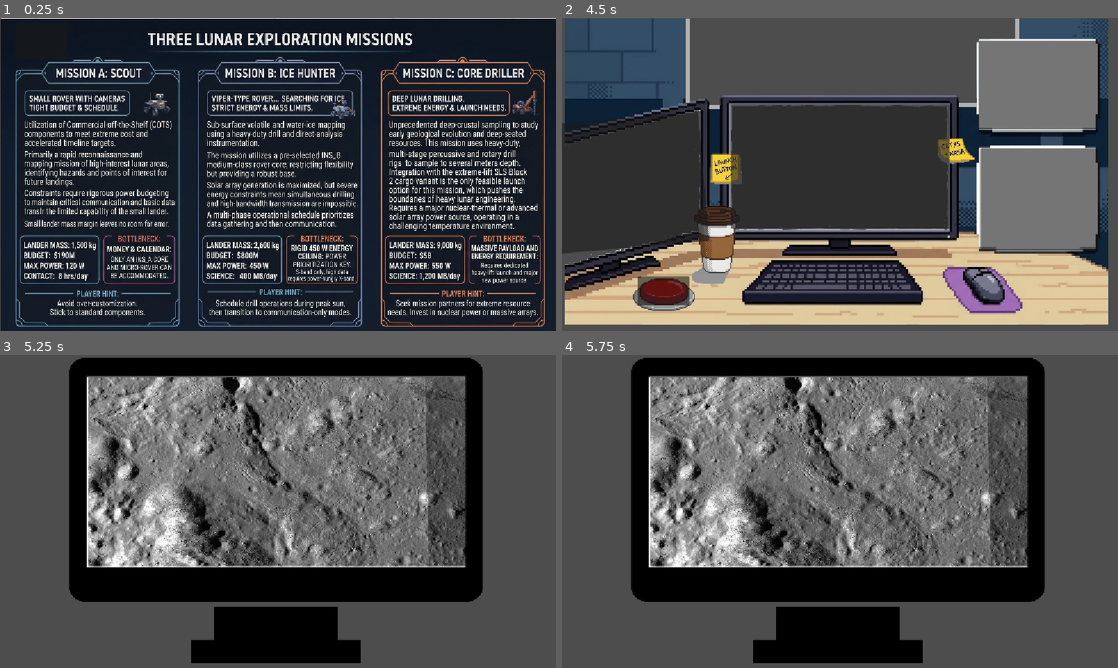
Above: before the commit, frames 1-4 (two rows, left to right).
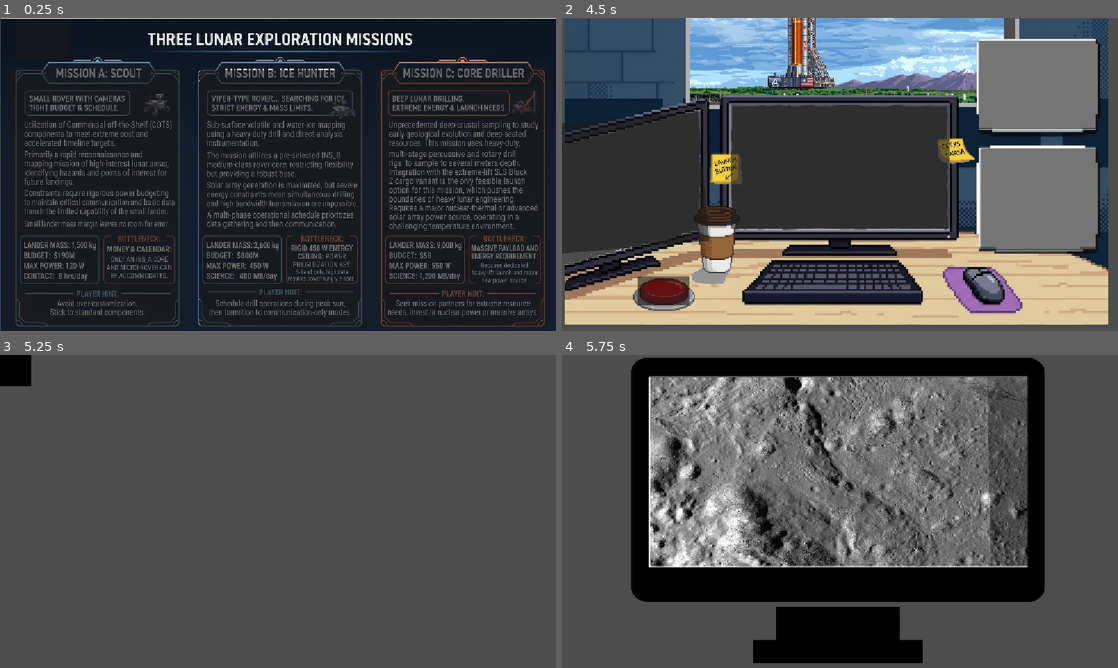
Above: after the commit, the same moments.

Repository: fernandaavila08/NASA2026
Game: Godot game, scene res://llegada_luna.tscn
The game is run twice, just before and just after one commit, with the same random seed, the same clock (stepped at 60 frames per second) and the same inputs. This scene is started directly instead of the project's main scene. Video files are missing from this copy of the repository; at most half a second of black plays in their place.
Inputs (mouse positions are in pixels of both pictures, inside the frame that each line leads up to):
- Up to frame 1 (0.25 s): no input
- Up to frame 2 (4.5 s): click (600, 39) at 0.5 s; click (840, 168) at 1.25 s; click (656, 199) at 2.02 s; click (845, 199) at 2.77 s; click (1023, 199) at 3.52 s; click (600, 39) at 4.25 s
- Up to frame 3 (5.25 s): click (100, 627) at 5 s
- Up to frame 4 (5.75 s): no input

The runs differ from the first frame. In frame 1, 19% of the frame differs, in the area x 2-98%, y 16-99%; in frame 2, 13%; in frame 3, 50%, in the area x 0-87%, y 0-99%; in frame 4, nothing differs.

Commit message:
estetica

Diff:
--- a/space/llegada_luna.gd
+++ b/space/llegada_luna.gd
@@ -14,3 +14,21 @@
 func _on_regreso_pressed() -> void:
 	get_tree().change_scene_to_file("res://mision2.tscn")
 	pass # Replace with function body.
+
+
+func _on_mission_1_pressed() -> void:
+	Misionextra.mision=1
+	#print(Misionextra.mision)
+	pass # Replace with function body.
+
+
+func _on_mission_2_pressed() -> void:
+	Misionextra.mision=2
+	#print("2")
+	pass # Replace with function body.
+
+
+func _on_mission_3_pressed() -> void:
+	Misionextra.mision=3
+	#print("3")
+	pass # Replace with function body.
--- a/space/llegada_luna.tscn
+++ b/space/llegada_luna.tscn
@@ -44,4 +44,31 @@
 text = "SELECT THE MISION
 GRRR"
 
+[node name="mission1" type="Button" parent="." unique_id=770477746]
+layout_mode = 0
+offset_left = 20.0
+offset_top = 106.0
+offset_right = 375.0
+offset_bottom = 647.0
+
+[node name="mission2" type="Button" parent="." unique_id=854300694]
+layout_mode = 1
+anchors_preset = -1
+anchor_right = 0.007
+anchor_bottom = 0.012
+offset_left = 414.0
+offset_top = 108.0
+offset_right = 750.936
+offset_bottom = 636.224
+
+[node name="mission3" type="Button" parent="." unique_id=48303160]
+layout_mode = 0
+offset_left = 781.0
+offset_top = 106.0
+offset_right = 1135.0
+offset_bottom = 641.0
+
 [connection signal="pressed" from="regreso" to="." method="_on_regreso_pressed"]
+[connection signal="pressed" from="mission1" to="." method="_on_mission_1_pressed"]
+[connection signal="pressed" from="mission2" to="." method="_on_mission_2_pressed"]
+[connection signal="pressed" from="mission3" to="." method="_on_mission_3_pressed"]
--- a/space/menu.tscn
+++ b/space/menu.tscn
@@ -1,7 +1,7 @@
 [gd_scene format=3 uid="uid://is85k8tkcoto"]
 
-[ext_resource type="Texture2D" uid="uid://b7rcfnncwp8je" path="res://icon.svg" id="1_lti8b"]
 [ext_resource type="Script" uid="uid://cj5m5143ev378" path="res://menu.gd" id="1_ouk20"]
+[ext_resource type="Texture2D" uid="uid://b5xbpj0djbdvk" path="res://TA.png" id="2_ouk20"]
 
 [node name="menu" type="Control" unique_id=2120161090]
 layout_mode = 3
@@ -12,28 +12,23 @@
 grow_vertical = 2
 script = ExtResource("1_ouk20")
 
-[node name="Icon" type="Sprite2D" parent="." unique_id=1809650958]
-position = Vector2(576, 324.5)
-scale = Vector2(9, 5.0703125)
-texture = ExtResource("1_lti8b")
-
-[node name="Icon2" type="Sprite2D" parent="." unique_id=1456394592]
-modulate = Color(0.31764707, 0.0627451, 1, 1)
-position = Vector2(256, 221.00002)
-scale = Vector2(2.4296877, 0.859375)
-texture = ExtResource("1_lti8b")
-
-[node name="Icon3" type="Sprite2D" parent="." unique_id=1154680734]
-modulate = Color(0.31764707, 0.0627451, 1, 1)
-position = Vector2(263, 349)
-scale = Vector2(2.4296877, 0.859375)
-texture = ExtResource("1_lti8b")
+[node name="Ta" type="Sprite2D" parent="." unique_id=709522107]
+position = Vector2(582.44446, 335.5)
+scale = Vector2(0.60462964, 0.60462964)
+texture = ExtResource("2_ouk20")
 
 [node name="play" type="Button" parent="." unique_id=1787851676]
 layout_mode = 0
-offset_left = 98.0
-offset_top = 169.0
-offset_right = 410.0
-offset_bottom = 275.0
+offset_left = 497.0
+offset_top = 434.0
+offset_right = 665.0
+offset_bottom = 491.0
+
+[node name="credits" type="Button" parent="." unique_id=197765398]
+layout_mode = 0
+offset_left = 498.0
+offset_top = 509.0
+offset_right = 665.0
+offset_bottom = 568.0
 
 [connection signal="pressed" from="play" to="." method="_on_play_pressed"]
--- a/space/mision2.tscn
+++ b/space/mision2.tscn
@@ -2,6 +2,7 @@
 
 [ext_resource type="Script" uid="uid://b3y22h8vxgfk1" path="res://mision_2.gd" id="1_62t6e"]
 [ext_resource type="Texture2D" uid="uid://h6r4dp4gybyq" path="res://OFICINA.png" id="2_62t6e"]
+[ext_resource type="Texture2D" uid="uid://ca1eb8i6haeai" path="res://cohete.jpg" id="2_fis2x"]
 
 [node name="mision2" type="Control" unique_id=1541858817]
 layout_mode = 3
@@ -11,6 +12,13 @@
 grow_horizontal = 2
 grow_vertical = 2
 script = ExtResource("1_62t6e")
+
+[node name="Cohete" type="Sprite2D" parent="." unique_id=803430962]
+position = Vector2(587, 12)
+scale = Vector2(0.48307282, 0.52018225)
+texture = ExtResource("2_fis2x")
+region_enabled = true
+region_rect = Rect2(0, 0, 1365, 632)
 
 [node name="Oficina" type="Sprite2D" parent="." unique_id=659827543]
 position = Vector2(569.1111, 318.25)
--- /dev/null
+++ b/space/mision_1.tscn
@@ -0,0 +1,24 @@
+[gd_scene format=3 uid="uid://dji7exid712p8"]
+
+[ext_resource type="Texture2D" uid="uid://ca1eb8i6haeai" path="res://cohete.jpg" id="1_levwk"]
+[ext_resource type="Texture2D" uid="uid://h6r4dp4gybyq" path="res://OFICINA.png" id="2_rusdn"]
+
+[node name="mision1" type="Control" unique_id=277434645]
+layout_mode = 3
+anchors_preset = 15
+anchor_right = 1.0
+anchor_bottom = 1.0
+grow_horizontal = 2
+grow_vertical = 2
+
+[node name="Cohete" type="Sprite2D" parent="." unique_id=1604317626]
+position = Vector2(577, -13.0000305)
+scale = Vector2(0.54009396, 0.592096)
+texture = ExtResource("1_levwk")
+region_enabled = true
+region_rect = Rect2(0, 0, 1365, 632)
+
+[node name="Oficina" type="Sprite2D" parent="." unique_id=254783293]
+position = Vector2(572.38885, 324.375)
+scale = Vector2(0.18953703, 0.19296297)
+texture = ExtResource("2_rusdn")
--- a/space/mision_2.gd
+++ b/space/mision_2.gd
@@ -28,7 +28,7 @@
 
 
 func _on_launch_pressed() -> void:
-	get_tree().change_scene_to_file("res://postn_2.tscn")
+	get_tree().change_scene_to_file("res://video_despeje.tscn")
 	pass # Replace with function body.
 
 
--- /dev/null
+++ b/space/mision_3.tscn
@@ -0,0 +1,24 @@
+[gd_scene format=3 uid="uid://cnopwd0wwqtn2"]
+
+[ext_resource type="Texture2D" uid="uid://ca1eb8i6haeai" path="res://cohete.jpg" id="1_l1ogc"]
+[ext_resource type="Texture2D" uid="uid://h6r4dp4gybyq" path="res://OFICINA.png" id="2_yfagr"]
+
+[node name="mision3" type="Control" unique_id=277434645]
+layout_mode = 3
+anchors_preset = 15
+anchor_right = 1.0
+anchor_bottom = 1.0
+grow_horizontal = 2
+grow_vertical = 2
+
+[node name="Cohete" type="Sprite2D" parent="." unique_id=1604317626]
+position = Vector2(577, -13.0000305)
+scale = Vector2(0.54009396, 0.592096)
+texture = ExtResource("1_l1ogc")
+region_enabled = true
+region_rect = Rect2(0, 0, 1365, 632)
+
+[node name="Oficina" type="Sprite2D" parent="." unique_id=254783293]
+position = Vector2(572.38885, 324.375)
+scale = Vector2(0.18953703, 0.19296297)
+texture = ExtResource("2_yfagr")
--- /dev/null
+++ b/space/misionextra.gd
@@ -0,0 +1,4 @@
+extends Node
+
+
+var mision: int = 0
--- a/space/navesita.tscn
+++ b/space/navesita.tscn
@@ -2,6 +2,7 @@
 
 [ext_resource type="Texture2D" uid="uid://dsjgmx2hpmymu" path="res://1.png" id="1_du8rx"]
 [ext_resource type="Texture2D" uid="uid://b0qspyed1fbf5" path="res://2.png" id="2_kobdw"]
+[ext_resource type="Texture2D" uid="uid://bfbu0hfiqw4px" path="res://Ilustración_sin_título-1.png" id="3_kobdw"]
 
 [sub_resource type="CapsuleShape2D" id="CapsuleShape2D_w8wy8"]
 radius = 61.0
@@ -57,6 +58,14 @@
 "speed": 5.0
 }]
 
+[sub_resource type="SpriteFrames" id="SpriteFrames_choid"]
+
+[sub_resource type="SpriteFrames" id="SpriteFrames_2mvk3"]
+
+[sub_resource type="SpriteFrames" id="SpriteFrames_qslr8"]
+
+[sub_resource type="SpriteFrames" id="SpriteFrames_158xw"]
+
 [node name="navesita" type="Node2D" unique_id=126782568]
 
 [node name="StaticBody2D" type="StaticBody2D" parent="." unique_id=1203885569]
@@ -68,3 +77,19 @@
 [node name="AnimatedSprite2D" type="AnimatedSprite2D" parent="StaticBody2D" unique_id=348899896]
 scale = Vector2(0.44624993, 0.44624993)
 sprite_frames = SubResource("SpriteFrames_6date")
+
+[node name="IlustraciónSinTítulo1" type="Sprite2D" parent="StaticBody2D" unique_id=428007040]
+position = Vector2(0, 16)
+texture = ExtResource("3_kobdw")
+
+[node name="techo" type="AnimatedSprite2D" parent="StaticBody2D" unique_id=1515754217]
+sprite_frames = SubResource("SpriteFrames_choid")
+
+[node name="propulsores" type="AnimatedSprite2D" parent="StaticBody2D" unique_id=310671402]
+sprite_frames = SubResource("SpriteFrames_2mvk3")
+
+[node name="payload" type="AnimatedSprite2D" parent="StaticBody2D" unique_id=904336120]
+sprite_frames = SubResource("SpriteFrames_qslr8")
+
+[node name="core" type="AnimatedSprite2D" parent="StaticBody2D" unique_id=1368376121]
+sprite_frames = SubResource("SpriteFrames_158xw")
--- a/space/project.godot
+++ b/space/project.godot
@@ -19,6 +19,7 @@
 
 frames_nave="*uid://d3aic767v6wc3"
 frames_rover="*uid://ra15rujmcslk"
+Misionextra="*uid://eos5w28f4e0e"
 
 [display]
 
--- a/space/selec_mision.gd
+++ b/space/selec_mision.gd
@@ -12,10 +12,15 @@
 
 
 func _on_mision_1_boton_pressed() -> void:
-	get_tree().change_scene_to_file("res://oficina.tscn")
+	get_tree().change_scene_to_file("res://mision_1.tscn")
 	pass # Replace with function body.
 
 
 func _on_mision_2_boton_pressed() -> void:
 	get_tree().change_scene_to_file("res://mision2.tscn")
 	pass # Replace with function body.
+
+
+func _on_misin_3_boton_pressed() -> void:
+	get_tree().change_scene_to_file("res://mision_3.tscn")
+	pass # Replace with function body.
--- a/space/selec_mision.tscn
+++ b/space/selec_mision.tscn
@@ -1,7 +1,7 @@
 [gd_scene format=3 uid="uid://dkaud1tejko12"]
 
-[ext_resource type="Texture2D" uid="uid://b7rcfnncwp8je" path="res://icon.svg" id="1_mfdfb"]
 [ext_resource type="Script" uid="uid://c3c3h1l8m8575" path="res://selec_mision.gd" id="1_vc28c"]
+[ext_resource type="Texture2D" uid="uid://ceciyw2hlt3q" path="res://TA-2.png" id="2_vc28c"]
 
 [node name="selec_mision" type="Control" unique_id=17030850]
 layout_mode = 3
@@ -12,61 +12,32 @@
 grow_vertical = 2
 script = ExtResource("1_vc28c")
 
-[node name="Icon" type="Sprite2D" parent="." unique_id=255773176]
-position = Vector2(576.5, 324)
-scale = Vector2(8.9609375, 5.0625)
-texture = ExtResource("1_mfdfb")
-
-[node name="mision1" type="Sprite2D" parent="." unique_id=2101128428]
-position = Vector2(225.5, 150)
-scale = Vector2(1.7109375, 0.515625)
-texture = ExtResource("1_mfdfb")
-
-[node name="mision2" type="Sprite2D" parent="." unique_id=611716355]
-position = Vector2(555, 145.00002)
-scale = Vector2(1.7109375, 0.515625)
-texture = ExtResource("1_mfdfb")
-
-[node name="mision3" type="Sprite2D" parent="." unique_id=1964018965]
-position = Vector2(896, 149)
-scale = Vector2(1.7109375, 0.515625)
-texture = ExtResource("1_mfdfb")
-
-[node name="mision3desc" type="Sprite2D" parent="." unique_id=1551053970]
-position = Vector2(909.75, 394.49997)
-scale = Vector2(2.5664063, 2.742187)
-texture = ExtResource("1_mfdfb")
-
-[node name="mision2desc" type="Sprite2D" parent="." unique_id=1341016935]
-position = Vector2(574, 388)
-scale = Vector2(2.5664063, 2.742187)
-texture = ExtResource("1_mfdfb")
-
-[node name="mision1des" type="Sprite2D" parent="." unique_id=1523071930]
-position = Vector2(236, 386)
-scale = Vector2(2.5664063, 2.742187)
-texture = ExtResource("1_mfdfb")
+[node name="Ta2" type="Sprite2D" parent="." unique_id=546242350]
+position = Vector2(575.6667, 332.5)
+scale = Vector2(0.6027778, 0.6027778)
+texture = ExtResource("2_vc28c")
 
 [node name="mision1_boton" type="Button" parent="." unique_id=1900056493]
 layout_mode = 0
-offset_left = 109.0
-offset_top = 114.0
-offset_right = 338.0
-offset_bottom = 186.0
+offset_left = 79.0
+offset_top = 292.0
+offset_right = 393.0
+offset_bottom = 481.0
 
 [node name="mision2_boton" type="Button" parent="." unique_id=1392114919]
 layout_mode = 0
-offset_left = 444.0
-offset_top = 112.0
-offset_right = 669.0
-offset_bottom = 180.0
+offset_left = 416.0
+offset_top = 292.0
+offset_right = 734.0
+offset_bottom = 480.0
 
 [node name="misin3_boton" type="Button" parent="." unique_id=805358280]
 layout_mode = 0
-offset_left = 786.0
-offset_top = 117.0
-offset_right = 1002.0
-offset_bottom = 182.0
+offset_left = 756.0
+offset_top = 290.0
+offset_right = 1076.0
+offset_bottom = 481.0
 
 [connection signal="pressed" from="mision1_boton" to="." method="_on_mision_1_boton_pressed"]
 [connection signal="pressed" from="mision2_boton" to="." method="_on_mision_2_boton_pressed"]
+[connection signal="pressed" from="misin3_boton" to="." method="_on_misin_3_boton_pressed"]
--- /dev/null
+++ b/space/video_despeje.gd
@@ -0,0 +1,16 @@
+extends Control
+
+
+# Called when the node enters the scene tree for the first time.
+func _ready() -> void:
+	pass # Replace with function body.
+
+
+# Called every frame. 'delta' is the elapsed time since the previous frame.
+func _process(delta: float) -> void:
+	pass
+
+
+func _on_video_stream_player_finished() -> void:
+	get_tree().change_scene_to_file("res://postn_2.tscn")
+	pass # Replace with function body.
--- /dev/null
+++ b/space/video_despeje.tscn
@@ -0,0 +1,22 @@
+[gd_scene format=3 uid="uid://ce562hiavca6x"]
+
+[ext_resource type="VideoStream" uid="uid://bwjb2edscxs1g" path="res://generate_video_01.ogv" id="1_75knv"]
+[ext_resource type="Script" uid="uid://w7qmtftnyo7b" path="res://video_despeje.gd" id="1_w3nwc"]
+
+[node name="video despeje" type="Control" unique_id=932380901]
+layout_mode = 3
+anchors_preset = 15
+anchor_right = 1.0
+anchor_bottom = 1.0
+grow_horizontal = 2
+grow_vertical = 2
+script = ExtResource("1_w3nwc")
+
+[node name="VideoStreamPlayer" type="VideoStreamPlayer" parent="." unique_id=616127507]
+layout_mode = 0
+offset_right = 1140.0
+offset_bottom = 649.0
+stream = ExtResource("1_75knv")
+autoplay = true
+
+[connection signal="finished" from="VideoStreamPlayer" to="." method="_on_video_stream_player_finished"]
Binary file added: space/TA-2.png
Not shown, added: space/TA-2.png.import
Binary file added: space/TA.png
Not shown, added: space/TA.png.import
Binary file added: space/cohete.jpg
Not shown, added: space/cohete.jpg.import
Not shown, added: space/generate_video_01.ogv.uid
Not shown, added: space/misionextra.gd.uid
Not shown, added: space/video_despeje.gd.uid
Not shown, added: space/generate_video_01.ogv
